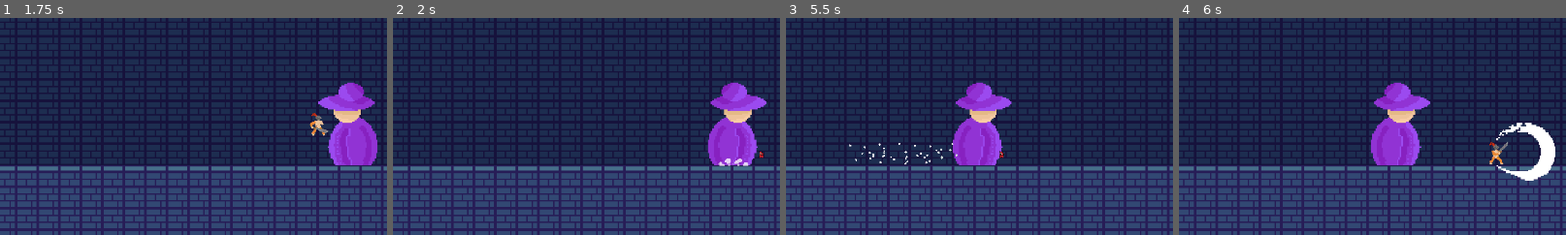
Above: before the commit, frames 1-4 (left to right).
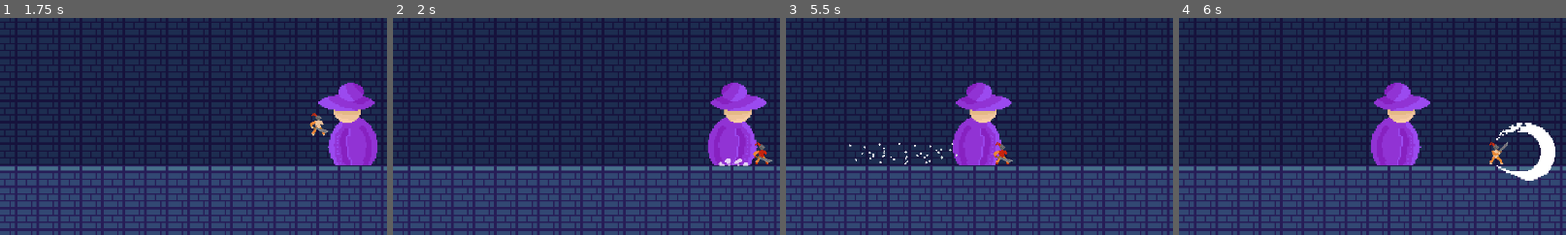
Above: after the commit, the same moments.

Repository: PjotrNik/shefjam
Game: Godot game, scene res://scenes/phase_1_map.tscn
Two runs of this game, one before a commit and one after it. Both use one fixed random seed, a clock stepped at 60 frames per second and the inputs below. This scene is started directly instead of the project's main scene.
Inputs:
- Up to frame 1 (1.75 s): hold Right (move_right) from 0.53 s (still down); tap X (dash) at 0.6 s; tap Up (jump) at 0.77, 1.52 s; tap C (melee_attack) at 1.35 s
- Up to frame 2 (2 s): keep holding Right (move_right)
- Up to frame 3 (5.5 s): release Right (move_right) at 2.03 s; hold Left (move_left) 2.03-4.28 s; tap Z (ranged_attack) at 2.1, 4.35 s; tap X (dash) at 2.85, 5.1 s; tap Up (jump) at 3.02, 3.77, 4.52 s; tap C (melee_attack) at 3.6 s; hold Right (move_right) from 4.28 s (still down)
- Up to frame 4 (6 s): keep holding Right (move_right); tap C (melee_attack) at 5.85 s
The pictures show only the part of the screen within x 23-73%, y 50-100%; the shares and areas given below are measured in that part.

Frame 1 is identical in both runs. In frame 2, 0.2% of the frame differs, in the area x 92-98%, y 57-68%; in frame 3, 0.2%; in frame 4, nothing differs.

Commit message:
hurt animation in

Diff:
--- a/scenes/player.tscn
+++ b/scenes/player.tscn
@@ -9,6 +9,7 @@
 [ext_resource type="Texture2D" uid="uid://bngxs74oxa3ah" path="res://Sprites/player-Sheet.png" id="5_tuyoq"]
 [ext_resource type="Texture2D" uid="uid://sdh0ccf11py7" path="res://Sprites/player_gun.png" id="6_ur7pv"]
 [ext_resource type="Texture2D" uid="uid://c1ir8k1y6olqd" path="res://Sprites/player_run-Sheet.png" id="7_ur7pv"]
+[ext_resource type="Texture2D" uid="uid://dj7p1gbk54mq8" path="res://Sprites/player_hurt.png" id="7_y4r1p"]
 
 [sub_resource type="Gradient" id="Gradient_g2els"]
 offsets = PackedFloat32Array(0.106667, 0.686667)
@@ -26,22 +27,6 @@
 atlas = ExtResource("3_smehm")
 region = Rect2(128, 0, 64, 64)
 
-[sub_resource type="AtlasTexture" id="AtlasTexture_qfm1y"]
-atlas = ExtResource("1_3vyb7")
-region = Rect2(64, 192, 32, 32)
-
-[sub_resource type="AtlasTexture" id="AtlasTexture_oprun"]
-atlas = ExtResource("1_3vyb7")
-region = Rect2(0, 192, 32, 32)
-
-[sub_resource type="AtlasTexture" id="AtlasTexture_a8ls1"]
-atlas = ExtResource("1_3vyb7")
-region = Rect2(32, 192, 32, 32)
-
-[sub_resource type="AtlasTexture" id="AtlasTexture_fulsm"]
-atlas = ExtResource("1_3vyb7")
-region = Rect2(96, 192, 32, 32)
-
 [sub_resource type="AtlasTexture" id="AtlasTexture_4r5pv"]
 atlas = ExtResource("5_tuyoq")
 region = Rect2(0, 0, 64, 64)
@@ -107,8 +92,8 @@
 "speed": 2.0
 }, {
 "frames": [{
-"duration": 0.1,
-"texture": SubResource("AtlasTexture_qfm1y")
+"duration": 1.0,
+"texture": ExtResource("7_y4r1p")
 }],
 "loop": true,
 "name": &"death",
@@ -124,20 +109,11 @@
 }, {
 "frames": [{
 "duration": 1.0,
-"texture": SubResource("AtlasTexture_oprun")
-}, {
-"duration": 1.0,
-"texture": SubResource("AtlasTexture_a8ls1")
-}, {
-"duration": 2.0,
-"texture": SubResource("AtlasTexture_qfm1y")
-}, {
-"duration": 1.0,
-"texture": SubResource("AtlasTexture_fulsm")
+"texture": ExtResource("7_y4r1p")
 }],
 "loop": false,
 "name": &"hit",
-"speed": 15.0
+"speed": 2.0
 }, {
 "frames": [{
 "duration": 1.0,
@@ -318,7 +294,7 @@
 position = Vector2(1, 1.13687e-13)
 scale = Vector2(0.21875, 0.21875)
 sprite_frames = SubResource("SpriteFrames_tuyoq")
-animation = &"gun"
+animation = &"death"
 autoplay = "idle"
 
 [node name="BodyCollider" type="CollisionShape2D" parent="."]
Binary file added: Sprites/player_hurt.png
Not shown, added: Sprites/player_hurt.png.import
Not shown: 1 places in boss.tscn that only renumber resources
Not shown: 1 places in scenes/player.tscn that only renumber resources
Not shown: 1 places in scenes/slash_attack.tscn that only renumber resources
